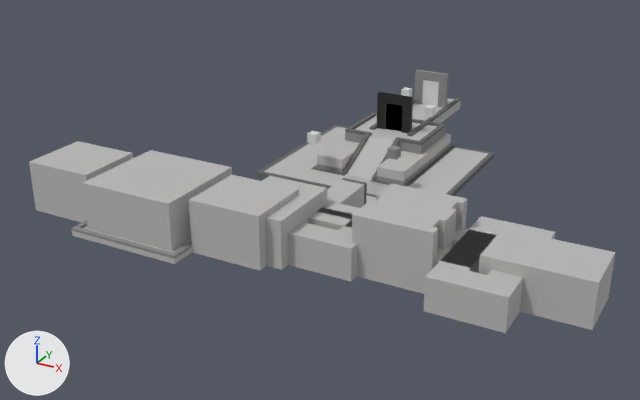
The Blender file Working/temple.blend as it was, and as the next commit left it.
One viewpoint serves both versions: a 50 mm camera at (75.0, -120.3, 69.5) aimed at (-3.8, 23.1, -2.2). Every picture has the same lights, and +X, +Y and +Z are marked at lower left.

Objects in the first picture: '4WayRoom', '4WayRoom3', 'Bend1', 'Bend2', 'ChoiceRoom', 'Door', 'DoorFrame', 'DoorInteractable.Close', 'DoorInteractable.Toggle', 'Foyer', 'JCorridorL2', 'JCorridorL3', 'Layer2Platform', 'Plane', 'Plane.001', 'Pyramid', 'TrophyRoom'.
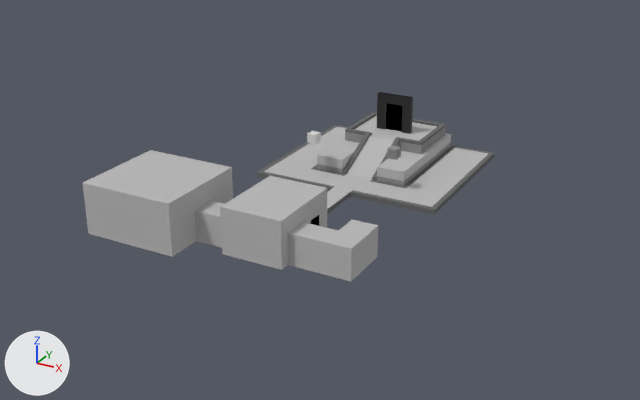
Boxes [x1, y1, x2, y2] around the edits, measured in the pictures (640 x 400 px):
'ChoiceRoom', hidden: before [308, 183, 496, 294]
'TrophyRoom', hidden: before [479, 228, 615, 330]
'Plane.001', hidden: before [189, 175, 299, 271]
'JCorridorL2', hidden: before [424, 242, 523, 333]
'Plane', hidden: before [29, 141, 133, 223]
'4WayRoom3', hidden: before [71, 220, 192, 264]
'Bend2', hidden: before [319, 175, 387, 219]
'JCorridorL3', hidden: before [452, 216, 555, 254]
'Layer2Platform', hidden: before [370, 98, 461, 137]
'DoorFrame', hidden: before [414, 70, 449, 107]
'Door', hidden: before [422, 80, 439, 106]
'DoorInteractable.Close', hidden: before [424, 105, 436, 117]
'DoorInteractable.Toggle', hidden: before [401, 87, 412, 97]

Diff of the bpy script that builds the scene:
```diff
--- a/Working/temple.blend.py
+++ b/Working/temple.blend.py
@@ ob_plane @@
 ob_plane.location = (-20.5, -3.5, 0.0)
+ob_plane.hide_set(True)  # its collection is switched off
@@ ob_doorinteractable_toggle @@
 ob_doorinteractable_toggle.location = (-5.0, 68.0, 8.0)
+ob_doorinteractable_toggle.hide_set(True)  # its collection is switched off
@@ ob_doorinteractable_close @@
 ob_doorinteractable_close.location = (5.0, 58.0, 8.0)
+ob_doorinteractable_close.hide_set(True)  # its collection is switched off
@@ ob_door @@
 ob_door.location = (0.0, 71.0, 8.0)
+ob_door.hide_set(True)  # its collection is switched off
@@ ob_doorframe @@
 ob_doorframe.location = (0.0, 71.0, 5.0)
+ob_doorframe.hide_set(True)  # its collection is switched off
@@ ob_jcorridorl3 @@
 ob_jcorridorl3.location = (39.0, 12.0, 0.0)
+ob_jcorridorl3.hide_set(True)  # its collection is switched off
@@ ob_trophyroom @@
 ob_trophyroom.location = (42.0, 3.0, 0.0)
+ob_trophyroom.hide_set(True)  # its collection is switched off
@@ ob_bend2 @@
 ob_bend2.location = (15.6, 5.0, 0.0)
+ob_bend2.hide_set(True)  # its collection is switched off
@@ ob_layer2platform @@
 ob_layer2platform.location = (0.0, 63.1, 4.0)
+ob_layer2platform.hide_set(True)  # its collection is switched off
@@ ob_plane_001 @@
 ob_plane_001.rotation_euler = (0.0, 0.0, 3.142)  # degrees (0, 0, 180)
+ob_plane_001.hide_set(True)  # its collection is switched off
@@ ob_choiceroom @@
 ob_choiceroom.location = (8.0, 3.0, 0.0)
+ob_choiceroom.hide_set(True)  # its collection is switched off
@@ ob_4wayroom3 @@
 ob_4wayroom3.location = (-22.5, -3.5, 0.0)
+ob_4wayroom3.hide_set(True)  # its collection is switched off
@@ ob_jcorridorl2 @@
 ob_jcorridorl2.location = (34.0, 4.0, 0.0)
+ob_jcorridorl2.hide_set(True)  # its collection is switched off
```
